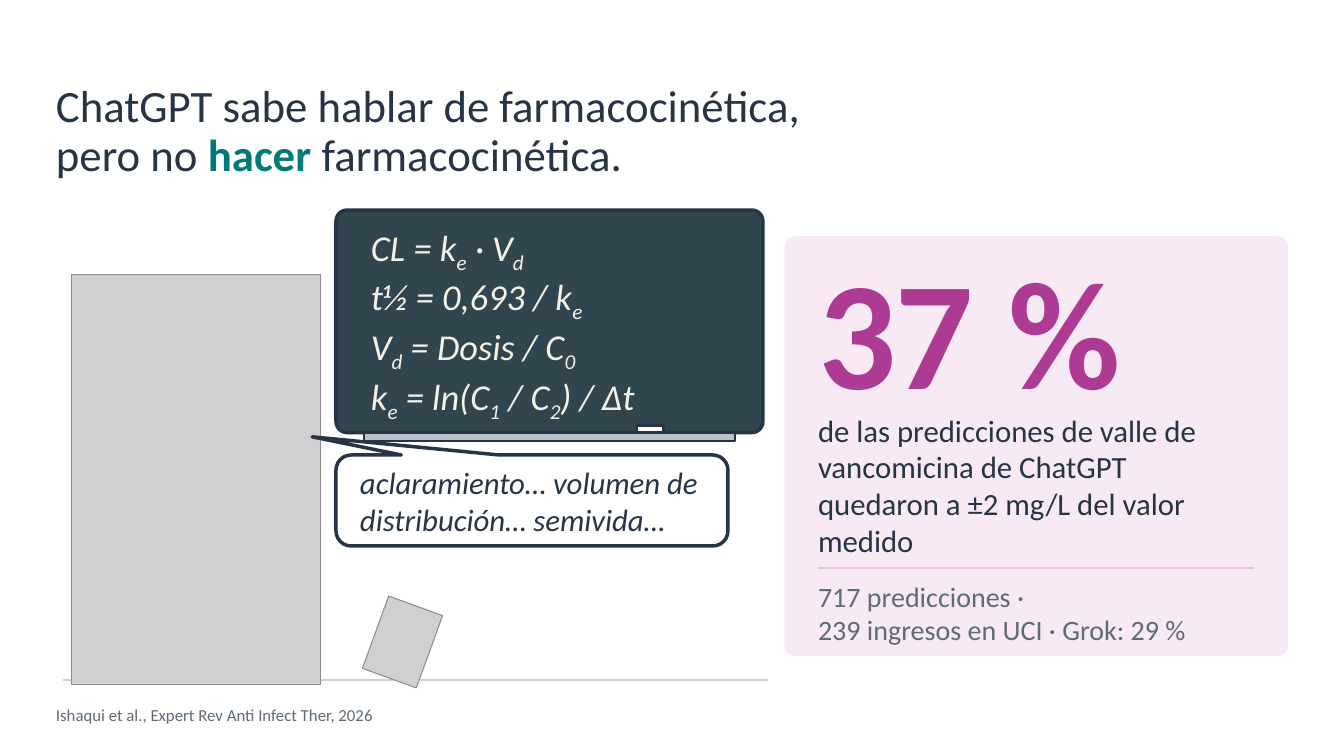
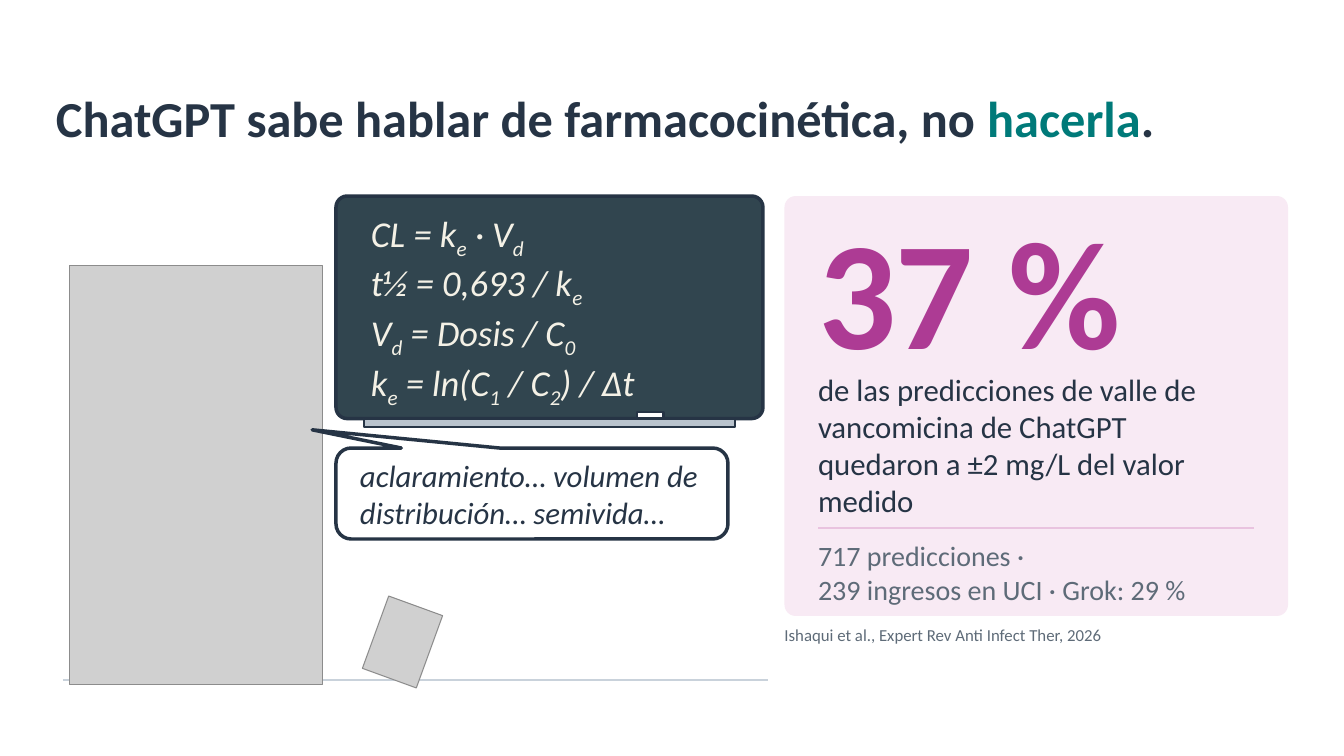
Before and after one commit to amonterodel/academic-pptx-skill, a slide deck: slide 2 of examples/sefh-71-ia-tdm/salida/ponencia-ia-tdm-montero.pptx. Drawn at 1344x756 pixels with LibreOffice and Linux fonts; fonts in the diff are those of the drawing; grey boxes stand for pictures; background and template pictures are left out. Boxes give left, top, right and bottom in pixels: in the first picture for what was removed or moved away, otherwise in the second. Text is boxed around its words. In the diff, an @@ line names an element or a change of style, - is before the commit and + after.

```diff
--- a/examples/sefh-71-ia-tdm/salida/ponencia-ia-tdm-montero.pptx
+++ b/examples/sefh-71-ia-tdm/salida/ponencia-ia-tdm-montero.pptx
@@ text "ChatGPT sabe hablar de farmacocinética, ..." at [56, 101, 1154, 144]: vertical alignment top to middle @@
@@ text at [56, 101, 1154, 144]: text changed; size 32 to 36 pt; bold on @@
-ChatGPT sabe hablar de farmacocinética,
-pero no hacer farmacocinética.
+ChatGPT sabe hablar de farmacocinética, no hacerla.
@@ picture: place and size @@
-picture at [72, 274, 320, 685]
+picture at [70, 266, 323, 685]
@@ 2 rectangles, 1 text, 1 rounded rectangle: place and size @@
-2 rectangles, 1 text, 1 rounded rectangle at [336, 210, 763, 441]
+2 rectangles, 1 text, 1 rounded rectangle at [336, 196, 763, 426]
@@ rounded speech box "aclaramiento… volumen de distribución… semivida…": place and size @@
-rounded speech box "aclaramiento… volumen de distribución… semivida…" at [336, 455, 728, 545]
+rounded speech box "aclaramiento… volumen de distribución… semivida…" at [336, 448, 728, 538]
@@ 3 texts, 1 rounded rectangle, 1 line: place and size @@
-3 texts, 1 rounded rectangle, 1 line at [784, 236, 1289, 656]
+3 texts, 1 rounded rectangle, 1 line at [784, 196, 1289, 616]
@@ text "Ishaqui et al., Expert Rev ...": place and size @@
-text "Ishaqui et al., Expert Rev ..." at [56, 709, 372, 724]
+text "Ishaqui et al., Expert Rev ..." at [784, 629, 1101, 644]
@@ text "Ishaqui et al., Expert Rev ..." at [784, 629, 1101, 644]: vertical alignment bottom to top @@
```
Also in this commit, not shown: 7 other slides changed, 4 other files.
